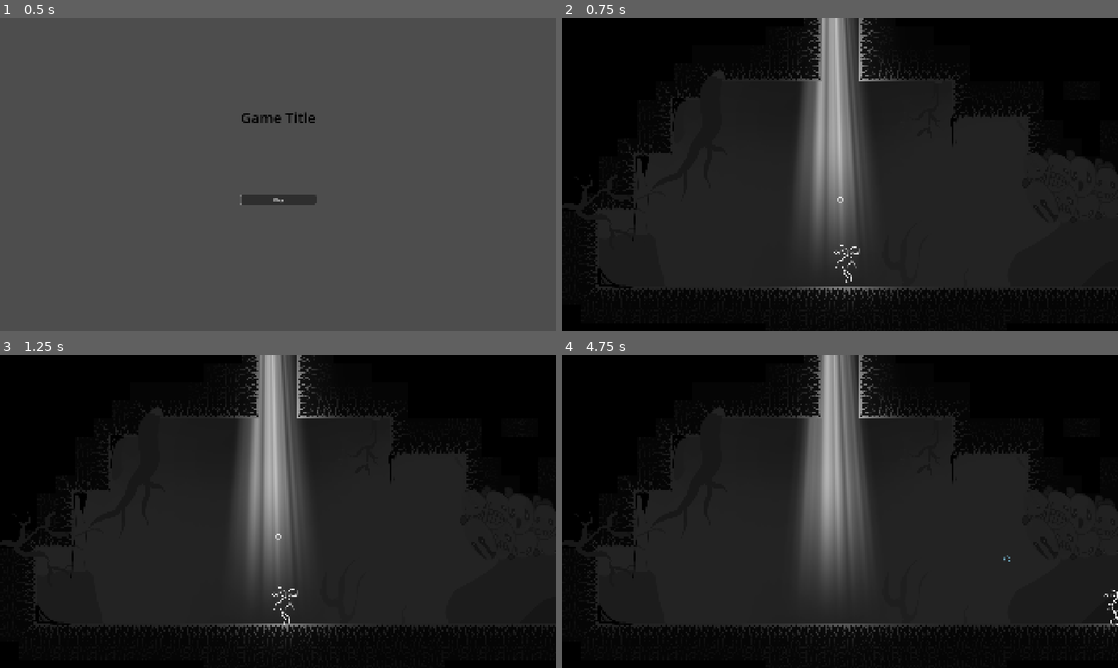
Above: before the commit, frames 1-4 (two rows, left to right).
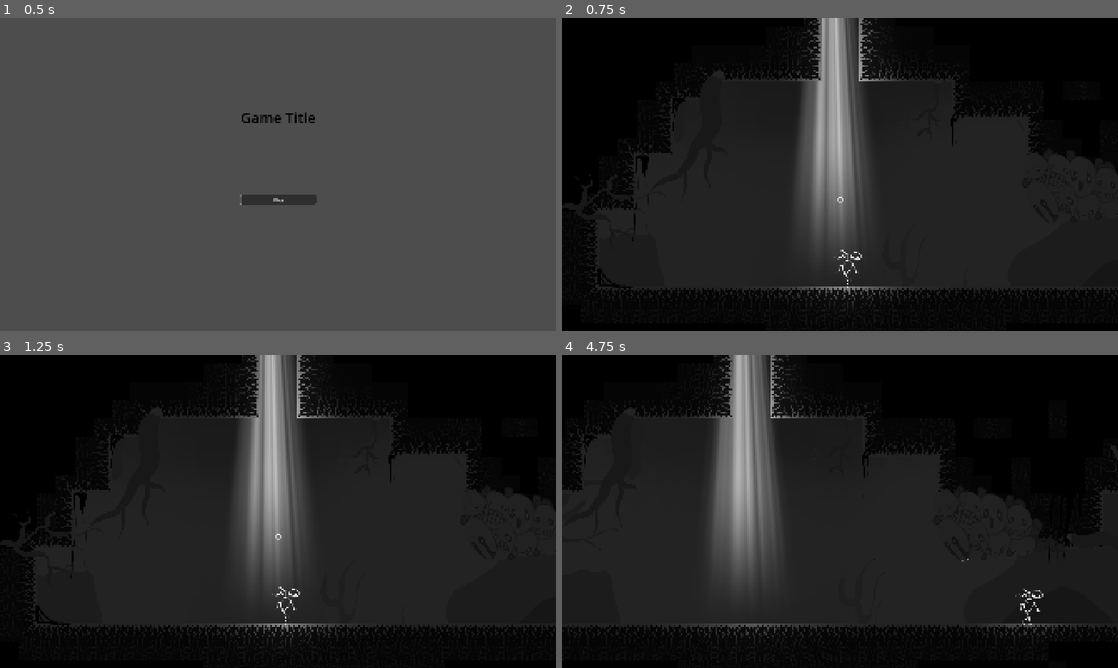
Above: after the commit, the same moments.

Repository: arceryz/LD57
Game: Godot game, scene res://scenes/main_menu/main_menu.tscn
Two runs of this game, one before a commit and one after it. Both use one fixed random seed, a clock stepped at 60 frames per second and the inputs below.
Inputs (mouse positions are in pixels of both pictures, inside the frame that each line leads up to):
- Up to frame 1 (0.5 s): no input
- Up to frame 2 (0.75 s): click "Play" at 0.5 s
- Up to frame 3 (1.25 s): no input
- Up to frame 4 (4.75 s): tap Enter (ui_accept) at 1.25 s; move the mouse to (962, 495) at 1.27 s; hold D (move_right) 1.28-2.78 s; right-click (962, 495) at 1.35 s; click (962, 495) at 1.52 s; click (962, 495) at 1.82 s; move the mouse to (728, 527) at 2.02 s; right-click (728, 527) at 2.1 s; click (728, 527) at 2.27 s; click (728, 527) at 2.57 s; move the mouse to (895, 442) at 2.77 s; hold A (move_left) 2.78-3.53 s; right-click (895, 442) at 2.85 s; move the mouse to (812, 574) at 3.52 s; hold D (move_right) from 3.53 s (still down); right-click (812, 574) at 3.6 s; click (812, 574) at 3.77 s; click (812, 574) at 4.07 s; move the mouse to (1006, 558) at 4.27 s; right-click (1006, 558) at 4.35 s; click (1006, 558) at 4.52 s

Frame 1 is identical in both runs. In frame 2, 0.2% of the frame differs, in the area x 48-54%, y 72-87%; in frame 3, 0.1%; in frame 4, 24%, in the area x 0-100%, y 0-92%.

Commit message:
Add boss demise

Diff:
--- a/prefabs/anxiety_boss/anxiety_boss.gd
+++ b/prefabs/anxiety_boss/anxiety_boss.gd
@@ -11,7 +11,8 @@
 @onready var Sprite: AnimatedSprite2D = $Sprite
 @onready var Anim: AnimationPlayer = $Anim
 @onready var Music: AudioStreamPlayer = $BossMusic
-@onready var NeedleProjectileP: PackedScene = preload("uid://butpnmv72t18n")
+const NeedleProjectileP: PackedScene = preload("uid://butpnmv72t18n")
+const LightOrbP: PackedScene = preload("uid://dq45dri0s7nq4")
 
 enum State {
 	WAITING,
@@ -45,9 +46,12 @@
 			var stray := signf(comfort_distance - distance)
 
 			progress += _delta * move_speed * stray
+
+			if progress_ratio == 1.0 and distance < 500:
+				do_death()
 			pass
 		State.DEATH:
-			Music["parameters/switch_to_clip"] = "Depths Anxiety Outro"
+			# Effects when death -> see do_death() function.
 			pass
 	pass
 
@@ -72,6 +76,26 @@
 	$Boss_Needles_Rotation.play()
 	pass
 
+func do_death():
+	state = State.DEATH
+	attack_timer.stop()
+
+	Music["parameters/switch_to_clip"] = "Depths Anxiety Outro"
+	$Boss_VoiceLayer01.stop()
+	$Boss_VoiceLayer02.stop()
+	$Boss_VoiceLayer03.stop()
+
+	Anim.play("death")
+	await Anim.animation_finished
+	var orb: LightOrbC = LightOrbP.instantiate()
+	get_tree().root.add_child(orb)
+	orb.global_position = global_position
+	orb.scale *= 3.0
+	orb.modulate.a = 0
+	var tw := orb.create_tween()
+	tw.tween_property(orb, "modulate:a", 1.0, 2.0)
+
+
 func _on_area_body_entered(body: Node2D):
 	if body is PlayerC and state == State.WAITING:
 		state = State.WAKING_UP
--- /dev/null
+++ b/prefabs/anxiety_boss/anxiety_boss.gdshader
@@ -0,0 +1,17 @@
+shader_type canvas_item;
+
+uniform float progress = 0.0;
+
+void vertex() {
+	// Called for every vertex the material is visible on.
+}
+
+void fragment() {
+	COLOR.rgb = mix(COLOR.rgb, vec3(1.0), progress);
+	// Called for every pixel the material is visible on.
+}
+
+//void light() {
+//	// Called for every pixel for every light affecting the CanvasItem.
+//	// Uncomment to replace the default light processing function with this one.
+//}
--- a/prefabs/anxiety_boss/anxiety_boss.tscn
+++ b/prefabs/anxiety_boss/anxiety_boss.tscn
@@ -1,6 +1,7 @@
-[gd_scene load_steps=35 format=3 uid="uid://by5gxb0n020ns"]
+[gd_scene load_steps=38 format=3 uid="uid://by5gxb0n020ns"]
 
 [ext_resource type="Script" uid="uid://d2ranft7oh7mi" path="res://prefabs/anxiety_boss/anxiety_boss.gd" id="1_kau3k"]
+[ext_resource type="Shader" uid="uid://cccsxref6d7ki" path="res://prefabs/anxiety_boss/anxiety_boss.gdshader" id="2_c4gv1"]
 [ext_resource type="Texture2D" uid="uid://bd3qtnfxgko5u" path="res://assets/art/anxiety_frames/Untitled_Artwork-1.png" id="2_rokit"]
 [ext_resource type="Texture2D" uid="uid://chcsoso61m0o" path="res://assets/art/anxiety_frames/Untitled_Artwork-2.png" id="3_c4gv1"]
 [ext_resource type="Texture2D" uid="uid://dmo0uhs8sfgho" path="res://assets/art/anxiety_frames/Untitled_Artwork-3.png" id="4_qsrie"]
@@ -27,6 +28,10 @@
 [ext_resource type="AudioStream" uid="uid://cdgduhkm3hge4" path="res://assets/Audio/SFX/Anxiety Boss/Boss_Needle_Attack/LD57_Boss1_Needle_Attack-003.ogg" id="26_pcugv"]
 [ext_resource type="AudioStream" uid="uid://biwotph02leir" path="res://assets/Audio/SFX/Anxiety Boss/Boss_Needle_Attack/LD57_Boss1_Needle_Attack-004.ogg" id="27_fim6g"]
 
+[sub_resource type="ShaderMaterial" id="ShaderMaterial_qsrie"]
+shader = ExtResource("2_c4gv1")
+shader_parameter/progress = 0.0
+
 [sub_resource type="SpriteFrames" id="SpriteFrames_d0fio"]
 animations = [{
 "frames": [{
@@ -58,7 +63,7 @@
 tracks/0/type = "value"
 tracks/0/imported = false
 tracks/0/enabled = true
-tracks/0/path = NodePath("Sprite:modulate")
+tracks/0/path = NodePath("Scale/Sprite:modulate")
 tracks/0/interp = 1
 tracks/0/loop_wrap = true
 tracks/0/keys = {
@@ -70,7 +75,7 @@
 tracks/1/type = "bezier"
 tracks/1/imported = false
 tracks/1/enabled = true
-tracks/1/path = NodePath("Sprite:position:x")
+tracks/1/path = NodePath("Scale/Sprite:position:x")
 tracks/1/interp = 1
 tracks/1/loop_wrap = true
 tracks/1/keys = {
@@ -81,7 +86,7 @@
 tracks/2/type = "value"
 tracks/2/imported = false
 tracks/2/enabled = true
-tracks/2/path = NodePath("Sprite:speed_scale")
+tracks/2/path = NodePath("Scale/Sprite:speed_scale")
 tracks/2/interp = 1
 tracks/2/loop_wrap = true
 tracks/2/keys = {
@@ -93,10 +98,34 @@
 tracks/3/type = "value"
 tracks/3/imported = false
 tracks/3/enabled = true
-tracks/3/path = NodePath("Sprite:position")
+tracks/3/path = NodePath("Scale/Sprite:position")
 tracks/3/interp = 1
 tracks/3/loop_wrap = true
 tracks/3/keys = {
+"times": PackedFloat32Array(0),
+"transitions": PackedFloat32Array(1),
+"update": 0,
+"values": [Vector2(0, 0)]
+}
+tracks/4/type = "value"
+tracks/4/imported = false
+tracks/4/enabled = true
+tracks/4/path = NodePath("Scale/Sprite:material:shader_parameter/progress")
+tracks/4/interp = 1
+tracks/4/loop_wrap = true
+tracks/4/keys = {
+"times": PackedFloat32Array(0),
+"transitions": PackedFloat32Array(1),
+"update": 0,
+"values": [0.0]
+}
+tracks/5/type = "value"
+tracks/5/imported = false
+tracks/5/enabled = true
+tracks/5/path = NodePath("Scale:position")
+tracks/5/interp = 1
+tracks/5/loop_wrap = true
+tracks/5/keys = {
 "times": PackedFloat32Array(0),
 "transitions": PackedFloat32Array(1),
 "update": 0,
@@ -110,7 +139,7 @@
 tracks/0/type = "value"
 tracks/0/imported = false
 tracks/0/enabled = true
-tracks/0/path = NodePath("Sprite:speed_scale")
+tracks/0/path = NodePath("Scale/Sprite:speed_scale")
 tracks/0/interp = 1
 tracks/0/loop_wrap = true
 tracks/0/keys = {
@@ -122,7 +151,7 @@
 tracks/1/type = "value"
 tracks/1/imported = false
 tracks/1/enabled = true
-tracks/1/path = NodePath("Sprite:position")
+tracks/1/path = NodePath("Scale/Sprite:position")
 tracks/1/interp = 2
 tracks/1/loop_wrap = true
 tracks/1/keys = {
@@ -134,7 +163,7 @@
 tracks/2/type = "value"
 tracks/2/imported = false
 tracks/2/enabled = true
-tracks/2/path = NodePath("Sprite:modulate")
+tracks/2/path = NodePath("Scale/Sprite:modulate")
 tracks/2/interp = 1
 tracks/2/loop_wrap = true
 tracks/2/keys = {
@@ -150,7 +179,7 @@
 tracks/0/type = "value"
 tracks/0/imported = false
 tracks/0/enabled = true
-tracks/0/path = NodePath("Sprite:modulate")
+tracks/0/path = NodePath("Scale/Sprite:modulate")
 tracks/0/interp = 1
 tracks/0/loop_wrap = true
 tracks/0/keys = {
@@ -162,7 +191,7 @@
 tracks/1/type = "bezier"
 tracks/1/imported = false
 tracks/1/enabled = true
-tracks/1/path = NodePath("Sprite:position:x")
+tracks/1/path = NodePath("Scale/Sprite:position:x")
 tracks/1/interp = 1
 tracks/1/loop_wrap = true
 tracks/1/keys = {
@@ -173,7 +202,7 @@
 tracks/2/type = "value"
 tracks/2/imported = false
 tracks/2/enabled = true
-tracks/2/path = NodePath("Sprite:speed_scale")
+tracks/2/path = NodePath("Scale/Sprite:speed_scale")
 tracks/2/interp = 1
 tracks/2/loop_wrap = true
 tracks/2/keys = {
@@ -183,10 +212,51 @@
 "values": [0.0, 2.0]
 }
 
+[sub_resource type="Animation" id="Animation_rokit"]
+resource_name = "death"
+length = 4.0
+tracks/0/type = "value"
+tracks/0/imported = false
+tracks/0/enabled = true
+tracks/0/path = NodePath("Scale/Sprite:modulate")
+tracks/0/interp = 1
+tracks/0/loop_wrap = true
+tracks/0/keys = {
+"times": PackedFloat32Array(0.0333333, 2.36667, 3.26667),
+"transitions": PackedFloat32Array(1, 1, 1),
+"update": 0,
+"values": [Color(1, 1, 1, 1), Color(1, 1, 1, 1), Color(1, 1, 1, 0)]
+}
+tracks/1/type = "value"
+tracks/1/imported = false
+tracks/1/enabled = true
+tracks/1/path = NodePath("Scale/Sprite:material:shader_parameter/progress")
+tracks/1/interp = 1
+tracks/1/loop_wrap = true
+tracks/1/keys = {
+"times": PackedFloat32Array(0, 3.33333),
+"transitions": PackedFloat32Array(1, 1),
+"update": 0,
+"values": [0.0, 1.0]
+}
+tracks/2/type = "value"
+tracks/2/imported = false
+tracks/2/enabled = true
+tracks/2/path = NodePath("Scale:position")
+tracks/2/interp = 1
+tracks/2/loop_wrap = true
+tracks/2/keys = {
+"times": PackedFloat32Array(0.0333334, 3.3),
+"transitions": PackedFloat32Array(1, 1),
+"update": 0,
+"values": [Vector2(0, 0), Vector2(0, -200)]
+}
+
 [sub_resource type="AnimationLibrary" id="AnimationLibrary_t40mb"]
 _data = {
 &"RESET": SubResource("Animation_cdf38"),
 &"chilling": SubResource("Animation_t40mb"),
+&"death": SubResource("Animation_rokit"),
 &"wakeup": SubResource("Animation_kau3k")
 }
 
@@ -240,9 +310,12 @@
 attack_interval = 2.0
 attack_interval_variation = 3.0
 
-[node name="Sprite" type="AnimatedSprite2D" parent="."]
+[node name="Scale" type="Node2D" parent="."]
+
+[node name="Sprite" type="AnimatedSprite2D" parent="Scale"]
 z_index = 5
-scale = Vector2(0.436231, 0.459179)
+material = SubResource("ShaderMaterial_qsrie")
+scale = Vector2(0.463678, 0.477295)
 sprite_frames = SubResource("SpriteFrames_d0fio")
 autoplay = "default"
 frame_progress = 0.205085
@@ -259,6 +332,7 @@
 scale = Vector2(33.9687, 26.6406)
 energy = 3.0
 texture = ExtResource("9_cdf38")
+metadata/_edit_lock_ = true
 
 [node name="BossMusic" type="AudioStreamPlayer" parent="."]
 stream = SubResource("AudioStreamInteractive_7kwoe")
--- a/scenes/levels/level_1.tscn
+++ b/scenes/levels/level_1.tscn
@@ -445,7 +445,7 @@
 [node name="Entities" type="Node" parent="."]
 
 [node name="Player" parent="Entities" instance=ExtResource("2_6iamk")]
-position = Vector2(-1902, 812)
+position = Vector2(-1899, 841)
 flap_winddown = 0.4
 flap_duration = 0.0
 
Not shown, added: prefabs/anxiety_boss/anxiety_boss.gdshader.uid
